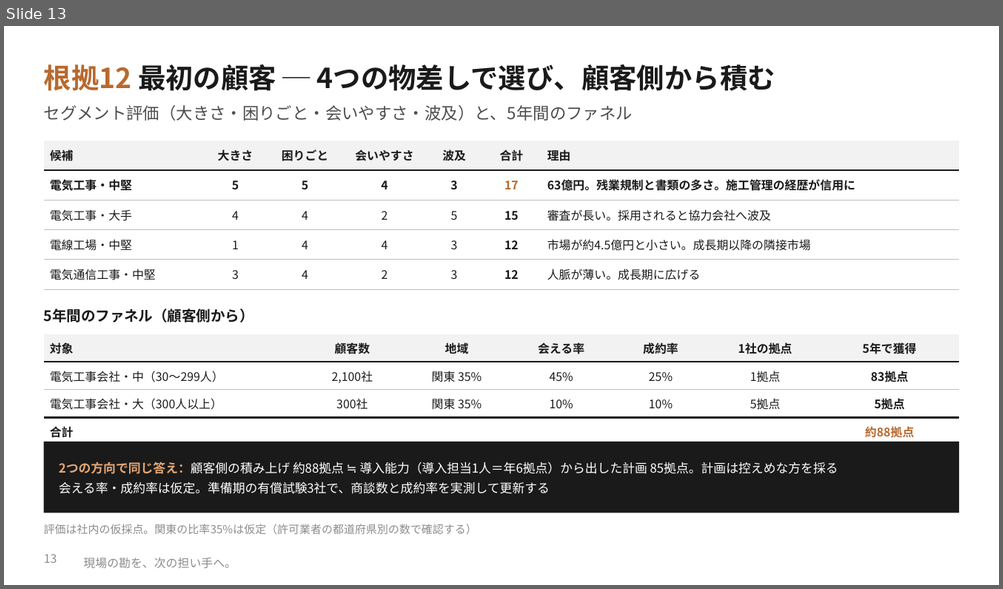
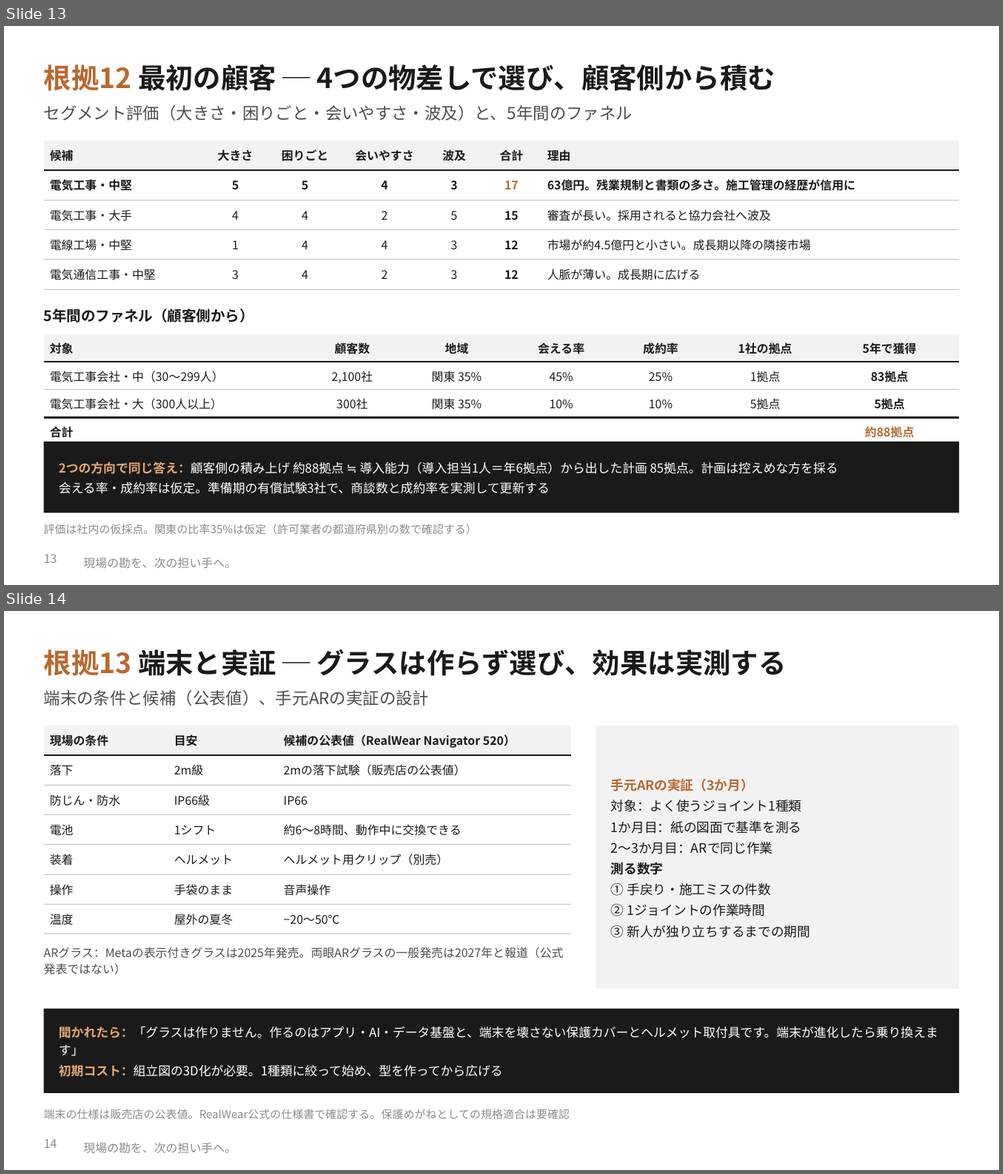
Before and after one commit to SEITOSHIKI/-ai-commute-audio-, a slide deck: deck/令和の虎_理論武装版_数字の根拠.pptx. Shown one above the other, each under a label of ours: slide 13 before the commit, slides 13 and 14 after it. The pictures are 1003x589 and 1003x1174 pixels, drawn with LibreOffice and Linux fonts; fonts in the diff are those of the drawing; background and template pictures are left out. Boxes give left, top, right and bottom in pixels: in the first picture for what was removed or moved away, otherwise in the second. Text is boxed around its words. In the diff, an @@ line names an element or a change of style, - is before the commit and + after.

```diff
--- a/deck/令和の虎_理論武装版_数字の根拠.pptx
+++ b/deck/令和の虎_理論武装版_数字の根拠.pptx
@@ slide 14 added at (x1=4, y1=611, x2=999, y2=1170), background #FFFFFF; not listed: 1 template element that a slide beside it also shows @@
@@ text added at (x1=44, y1=649, x2=785, y2=676), 20 pt, text #1A1A1A, bold @@
+根拠13 端末と実証 ─ グラスは作らず選び、効果は実測する
@@ text added at (x1=44, y1=690, x2=429, y2=706), 12 pt, text #4D4D4D @@
+端末の条件と候補（公表値）、手元ARの実証の設計
@@ table added at (x1=44, y1=726, x2=571, y2=928), 7 rows, 3 columns @@
+現場の条件 | 目安 | 候補の公表値（RealWear Navigator 520）
+落下 | 2m級 | 2mの落下試験（販売店の公表値）
+防じん・防水 | IP66級 | IP66
+電池 | 1シフト | 約6〜8時間、動作中に交換できる
+装着 | ヘルメット | ヘルメット用クリップ（別売）
+操作 | 手袋のまま | 音声操作
+温度 | 屋外の夏冬 | −20〜50℃
@@ rectangle added at (x1=596, y1=726, x2=959, y2=989), fill #F2F2F2 @@
@@ text added at (x1=611, y1=779, x2=810, y2=938), 9.5 pt, text #1A1A1A @@
+手元ARの実証（3か月）
+対象：よく使うジョイント1種類
+1か月目：紙の図面で基準を測る
+2〜3か月目：ARで同じ作業
+測る数字
+① 手戻り・施工ミスの件数
+② 1ジョイントの作業時間
+③ 新人が独り立ちするまでの期間
@@ text added at (x1=44, y1=947, x2=563, y2=975), 8.5 pt, text #4D4D4D @@
+ARグラス：Metaの表示付きグラスは2025年発売。両眼ARグラスの一般発売は2027年と報道（公式発表ではない）
@@ rectangle added at (x1=44, y1=1009, x2=959, y2=1093), fill #1A1A1A @@
@@ text added at (x1=59, y1=1026, x2=938, y2=1077), 9 pt, text #FFFFFF @@
+聞かれたら：「グラスは作りません。作るのはアプリ・AI・データ基盤と、端末を壊さない保護カバーとヘルメット取付具です。端末が進化したら乗り換えます」
+初期コスト：組立図の3D化が必要。1種類に絞って始め、型を作ってから広げる
@@ text added at (x1=44, y1=1109, x2=569, y2=1119), 8 pt, text #8C8C8C @@
+端末の仕様は販売店の公表値。RealWear公式の仕様書で確認する。保護めがねとしての規格適合は要確認
@@ page number added at (x1=44, y1=1139, x2=57, y2=1148), 8.5 pt, text #8C8C8C @@
+14
```
Also in this commit, not shown: 3 slides changed, 13 other files.
